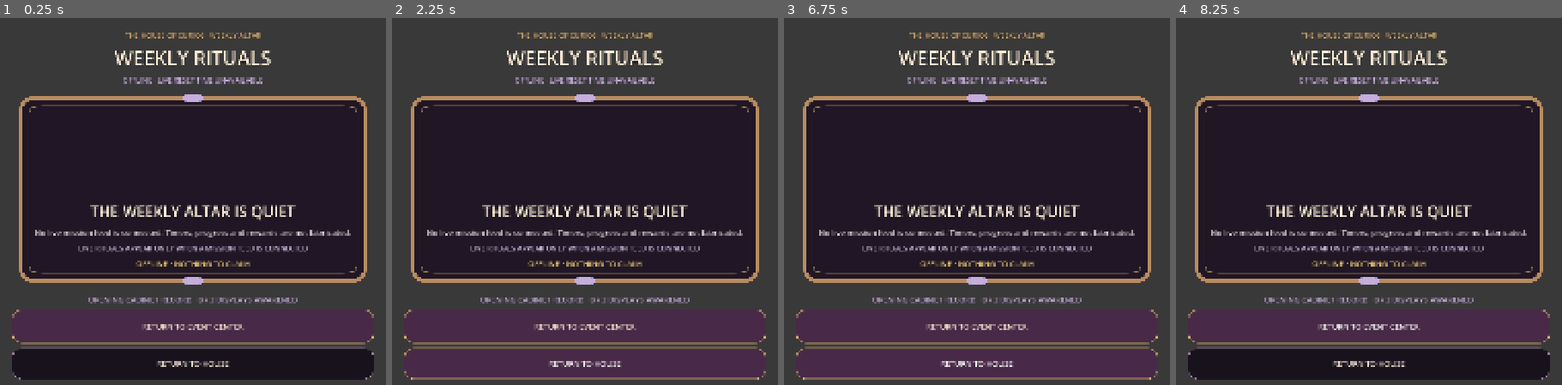
Above: before the commit, frames 1-4 (left to right).
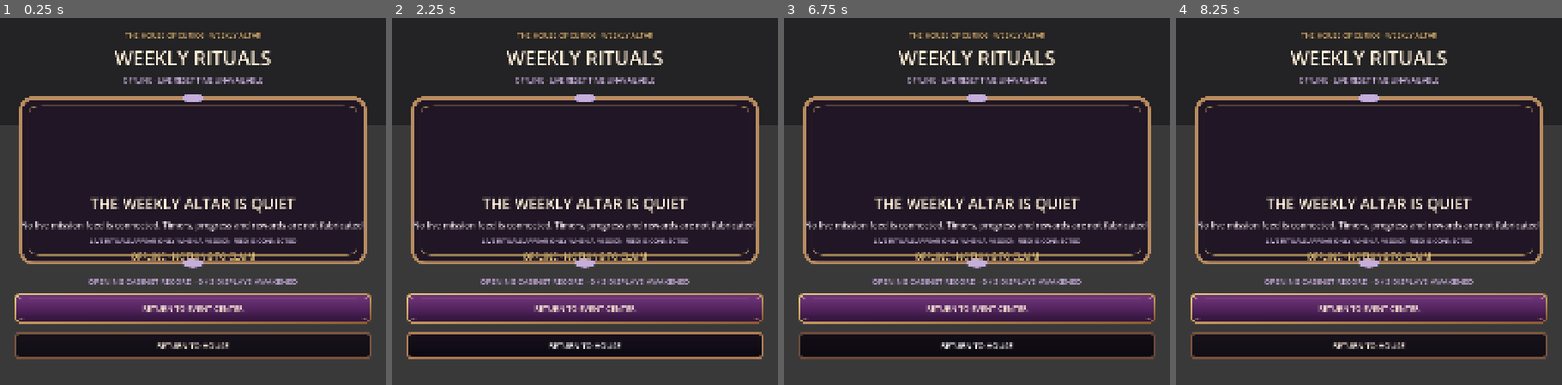
Above: after the commit, the same moments.

Repository: Jay-prodesign/akilta-match3
Game: Godot game, scene res://src/ui/missions/weekly_missions_screen.tscn
Two runs of this game, one before a commit and one after it. Both use one fixed random seed, a clock stepped at 60 frames per second and the inputs below. This scene is started directly instead of the project's main scene.
Inputs (mouse positions are in pixels of both pictures, inside the frame that each line leads up to):
- Up to frame 1 (0.25 s): no input
- Up to frame 2 (2.25 s): tap Enter at 0.5 s; move the mouse to (669, 326) at 0.52 s; click (669, 326) at 0.67 s; click "RETURN TO EVENT CENTER" at 1.25 s; click "RETURN TO HOUSE" at 2 s
- Up to frame 3 (6.75 s): drag from (outside the picture) to (outside the picture) at 2.77 s; move the mouse to (1015, 208) at 3.52 s; click (1015, 208) at 3.67 s; drag from (outside the picture) to (861, 256) at 4.27 s; move the mouse to (outside the picture) at 5.02 s; click (outside the picture) at 5.17 s; drag from (861, 256) to (919, 190) at 5.77 s; move the mouse to (996, 359) at 6.52 s; click (996, 359) at 6.67 s
- Up to frame 4 (8.25 s): drag from (1311, 190) to (outside the picture) at 7.27 s; move the mouse to (1453, 326) at 8.02 s; click (1453, 326) at 8.17 s

The runs differ from the first frame. In frame 1, 26% of the frame differs, in the area x 3-97%, y 25-99%; in frame 2, 24%; in frame 3, 24%; in frame 4, 26%.

Commit message:
Polish Weekly Rituals sealed offline state

Diff:
--- a/src/ui/missions/weekly_missions_screen.gd
+++ b/src/ui/missions/weekly_missions_screen.gd
@@ -7,7 +7,7 @@
 const PieceAssetLoader = preload("res://src/match3/presentation/piece_asset_loader.gd")
 const ProductionChrome = preload("res://src/ui/theme/production_chrome.gd")
 
-const WEEKLY_ART_PATH := "res://assets/curios/ch01_curio_moon_cameo_awakened_v01.webp"
+const WEEKLY_ART_PATH := "res://assets/curios/ch01_curio_moon_cameo_sealed_v01.webp"
 
 @onready var world_art: TextureRect = $MissionWorldArt
 @onready var mission_timer: Label = $MissionLayout/MissionTimer
@@ -21,6 +21,8 @@
 
 func _ready() -> void:
 	ProductionChrome.apply_secondary(empty_state, "weekly_altar")
+	ProductionChrome.apply_action_button(return_events, "primary", "weekly_events_return")
+	ProductionChrome.apply_action_button(return_house, "utility", "weekly_house_return")
 	return_events.pressed.connect(func(): return_events_requested.emit())
 	return_house.pressed.connect(func(): return_house_requested.emit())
 
@@ -52,6 +54,9 @@
 		"north_star_title_hierarchy": ($MissionLayout/MissionTitle as Label).get_theme_font_size("font_size") >= 52,
 		"north_star_altar_stack": ($MissionLayout/MissionEmptyState/EmptyContent as VBoxContainer) != null and reward_art.custom_minimum_size.y <= 260.0,
 		"asset_backed_altar_chrome": empty_state != null and empty_state.get_theme_stylebox("panel") is StyleBoxTexture and String(empty_state.get_meta("production_chrome_kind", "")) == "secondary_weekly_altar",
+		"header_readability_scrim": ($HeaderShade as ColorRect) != null and ($HeaderShade as ColorRect).color.a >= 0.4,
+		"sealed_offline_art": String(reward_art.get_meta("asset_path", "")).contains("_sealed_"),
+		"production_return_actions": return_events.get_theme_stylebox("normal") is StyleBoxTexture and return_house.get_theme_stylebox("normal") is StyleBoxTexture and String(return_events.get_meta("production_chrome_kind", "")) == "action_primary_weekly_events_return" and String(return_house.get_meta("production_chrome_kind", "")) == "action_utility_weekly_house_return",
 		"primary_cta_rounding": return_events.get_theme_stylebox("normal") != null,
 
 	}
--- a/src/ui/missions/weekly_missions_screen.tscn
+++ b/src/ui/missions/weekly_missions_screen.tscn
@@ -73,6 +73,15 @@
 mouse_filter = 2
 color = Color(0.018, 0.012, 0.026, 0.26)
 
+[node name="HeaderShade" type="ColorRect" parent="."]
+layout_mode = 1
+anchors_preset = 10
+anchor_right = 1.0
+offset_bottom = 300.0
+grow_horizontal = 2
+mouse_filter = 2
+color = Color(0.016, 0.011, 0.025, 0.42)
+
 [node name="MissionLayout" type="VBoxContainer" parent="."]
 layout_mode = 1
 anchors_preset = 15
@@ -114,7 +123,7 @@
 horizontal_alignment = 1
 
 [node name="MissionEmptyState" type="PanelContainer" parent="MissionLayout"]
-custom_minimum_size = Vector2(0, 560)
+custom_minimum_size = Vector2(0, 510)
 layout_mode = 2
 theme_override_styles/panel = SubResource("Altar")
 
@@ -124,7 +133,7 @@
 alignment = 1
 
 [node name="MissionRewardArt" type="TextureRect" parent="MissionLayout/MissionEmptyState/EmptyContent"]
-custom_minimum_size = Vector2(300, 245)
+custom_minimum_size = Vector2(330, 255)
 layout_mode = 2
 expand_mode = 1
 stretch_mode = 5
@@ -150,7 +159,7 @@
 theme_override_colors/font_color = Color(0.95, 0.89, 0.92, 1)
 theme_override_colors/font_outline_color = Color(0.02, 0.014, 0.028, 0.94)
 theme_override_constants/outline_size = 2
-theme_override_font_sizes/font_size = 22
+theme_override_font_sizes/font_size = 24
 text = "No live mission feed is connected. Timers, progress and rewards are not fabricated."
 horizontal_alignment = 1
 autowrap_mode = 2
@@ -160,7 +169,7 @@
 theme_override_colors/font_color = Color(0.86, 0.77, 0.93, 1)
 theme_override_colors/font_outline_color = Color(0.02, 0.014, 0.028, 0.94)
 theme_override_constants/outline_size = 2
-theme_override_font_sizes/font_size = 20
+theme_override_font_sizes/font_size = 18
 text = "LIVE RITUALS APPEAR ONLY WHEN A MISSION FEED IS CONNECTED"
 horizontal_alignment = 1
 autowrap_mode = 2
@@ -170,7 +179,7 @@
 theme_override_colors/font_color = Color(0.95, 0.80, 0.50, 1)
 theme_override_colors/font_outline_color = Color(0.02, 0.014, 0.028, 0.94)
 theme_override_constants/outline_size = 2
-theme_override_font_sizes/font_size = 22
+theme_override_font_sizes/font_size = 24
 text = "OFFLINE · NOTHING TO CLAIM"
 horizontal_alignment = 1
 autowrap_mode = 2
--- a/tests/unit/test_weekly_missions_screen.gd
+++ b/tests/unit/test_weekly_missions_screen.gd
@@ -18,10 +18,13 @@
 	_expect(bool(contract.get("reward_art_loaded", false)), "Weekly Rituals must load production reward art")
 	_expect(String(contract.get("offline_contract", "")) == "truthful_empty_state", "Weekly Rituals must identify truthful offline state")
 	_expect(String(contract.get("reward_asset_path", "")).ends_with(".webp"), "Weekly Rituals must use raster Curio art")
+	_expect(bool(contract.get("sealed_offline_art", false)), "Offline Weekly Rituals must use the sealed Curio state, not awakened reward art")
 	_expect(not bool(contract.get("code_built_panels", true)), "Weekly Rituals must not return to bootstrap-built panels")
 	_expect(bool(contract.get("north_star_title_hierarchy", false)), "Weekly Rituals must retain a strong North Star page title")
 	_expect(bool(contract.get("north_star_altar_stack", false)), "Weekly Rituals empty state must use a compact vertical altar composition")
 	_expect(bool(contract.get("asset_backed_altar_chrome", false)), "Weekly Rituals altar must use asset-backed production chrome")
+	_expect(bool(contract.get("header_readability_scrim", false)), "Weekly Rituals must retain a dedicated header readability scrim over world art")
+	_expect(bool(contract.get("production_return_actions", false)), "Weekly Rituals returns must use the verified production action chrome family")
 
 	var timer := screen.get_node_or_null("MissionLayout/MissionTimer") as Label
 	var empty := screen.get_node_or_null("MissionLayout/MissionEmptyState") as PanelContainer
@@ -30,10 +33,10 @@
 	var art := screen.get_node_or_null("MissionLayout/MissionEmptyState/EmptyContent/MissionRewardArt") as TextureRect
 	var record := screen.get_node_or_null("MissionLayout/MissionOpeningRecord") as Label
 	_expect(timer != null and timer.text.contains("OFFLINE"), "Weekly Rituals must disclose unavailable reset timing")
-	_expect(empty != null and empty.custom_minimum_size.y >= 540.0, "Weekly altar must reserve a bounded hero stage without becoming an empty full-height slab")
+	_expect(empty != null and empty.custom_minimum_size.y >= 500.0 and empty.custom_minimum_size.y <= 520.0, "Weekly altar must keep a bounded hero stage without becoming an empty full-height slab")
 	_expect(truth != null and truth.text.contains("NOTHING TO CLAIM"), "Weekly Rituals must not fabricate claimable rewards")
 	_expect(availability != null and availability.text.contains("ONLY WHEN A MISSION FEED IS CONNECTED"), "Weekly Rituals must explain live-feed dependency")
-	_expect(art != null and art.texture != null and art.custom_minimum_size.x >= 280.0 and String(art.get_meta("asset_path", "")).ends_with(".webp"), "Weekly altar must retain a hero-scale raster Curio")
+	_expect(art != null and art.texture != null and art.custom_minimum_size.x >= 320.0 and String(art.get_meta("asset_path", "")).contains("_sealed_"), "Weekly altar must retain a hero-scale sealed raster Curio")
 	_expect(record != null and record.text.contains("3 / 3 DISPLAYS AWAKENED"), "Weekly Rituals must reflect opening cabinet record")
 
 	var event_signal := {"hit": false}
